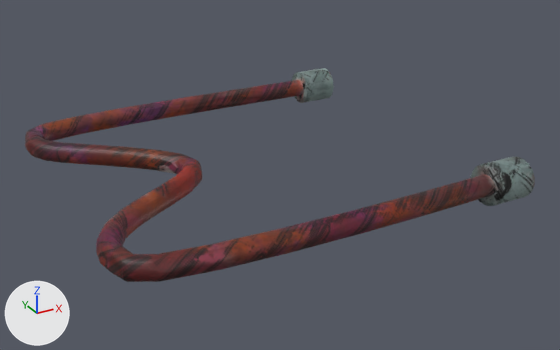
What one commit did to the FBX model Assets/JamG7/Horno/Calentador.fbx.
Rendered twice from a camera (50 mm lens) standing at (-0.789, -2.208, 0.916) and looking at (0.213, -0.385, 0.005). The axes (+X, +Y, +Z) are drawn at lower left. The lights are the same throughout.

The first picture shows 'Calentador_Low'.
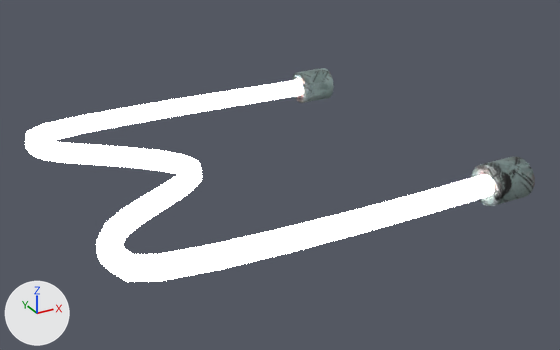
The newer file is also turned or shifted as a whole; pictures and numbers use the older file's frame.

What differs and where, as boxes [x1, y1, x2, y2] in the pictures (560 x 350 px):
```json
{"part": 1, "of": "me_béziercurve", "change": "recoloured", "before": [25, 80, 495, 282], "after": [25, 80, 495, 282]}
```

Scene script edits in JSON lines:
```json
{"op": "add", "block": "mat_emiissive", "code": ["mat_emiissive = principled_material('Emiissive')", "mat_emiissive.base_color = (0.8, 0.8, 0.8)  # white #e7e7e7", "mat_emiissive.emission_strength = 15.0"]}
{"block": "me_béziercurve", "where": "me_béziercurve.from_pydata(...)  # 738 vertices, 720 faces; spans x -1.134..0.003, y -0.555..0.555, z -0.057..0.057"}
{"block": "me_béziercurve", "where": "# used by ob_calentador_low; location = (0.715, -0.322, 0.06)"}
{"block": "me_béziercurve", "change": "me_béziercurve part 1: all 648 faces centred in x -1.131..-0.157, y -0.538..0.53, z -0.029..0.03 switch from mat_calentador to mat_emiissive (white #e7e7e7)"}
```
